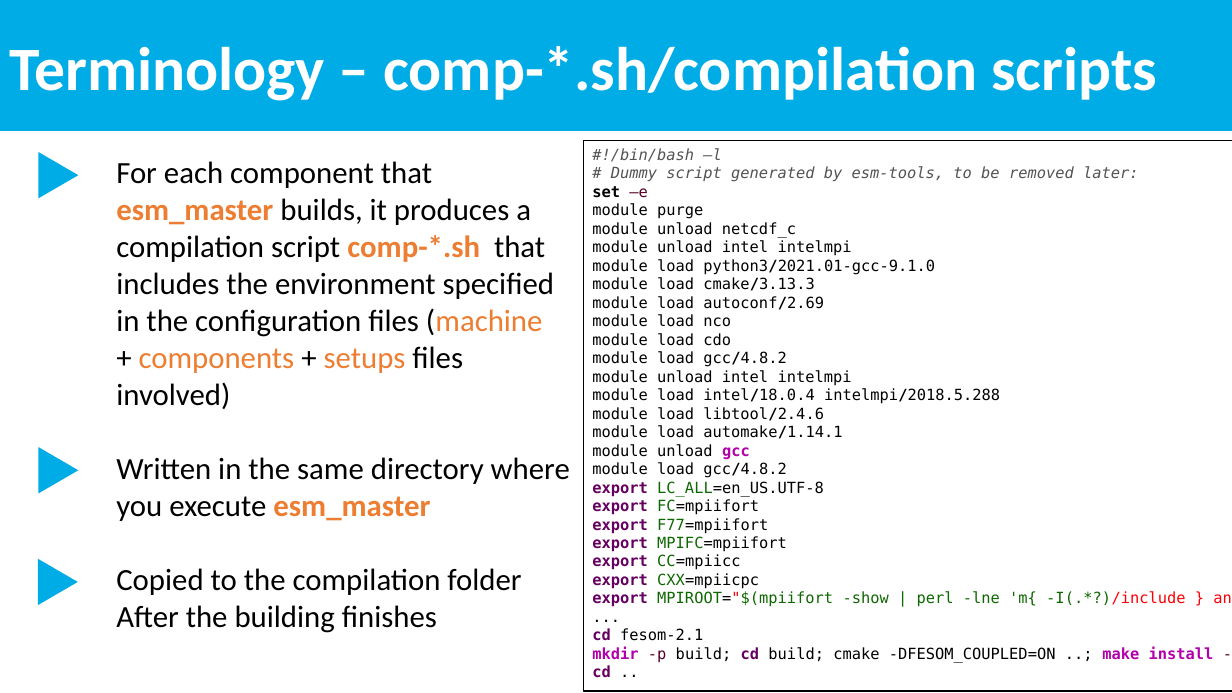
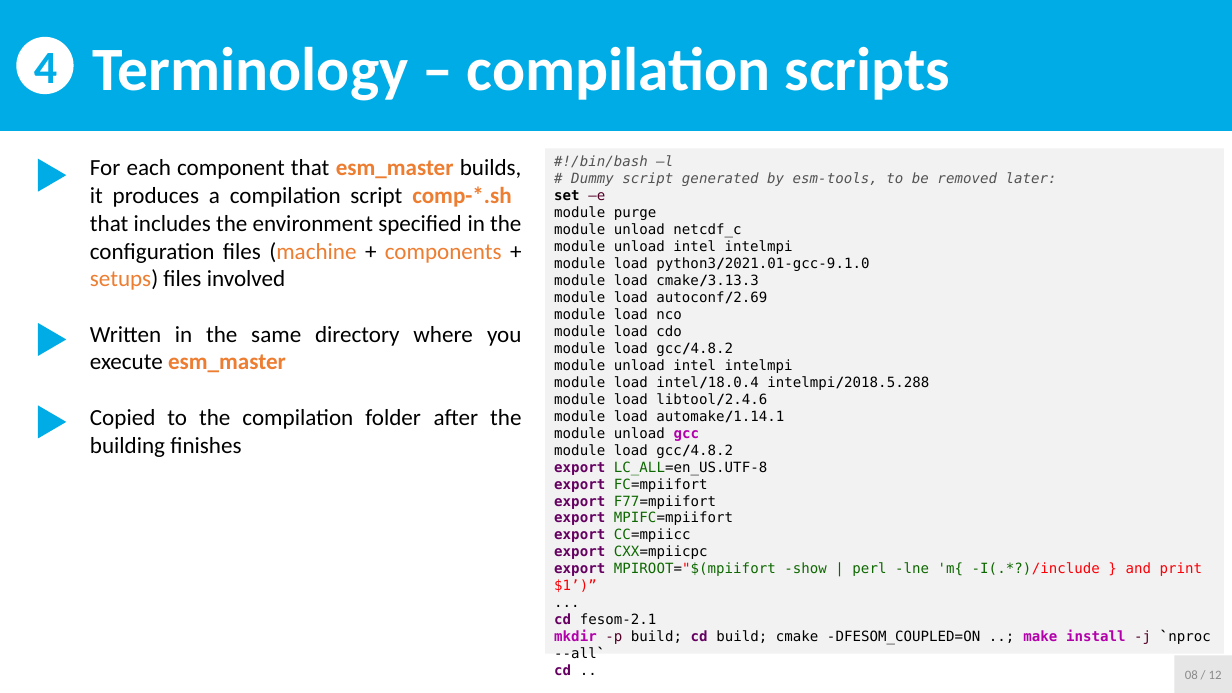
Before and after one commit to esm-tools/workshops, a slide deck: slide 8 of PalMod2022/docs/4_ESM-Tools terminology.pptx (slide 7 before the commit). Drawn at 1232x693 pixels with LibreOffice and Linux fonts; fonts in the diff are those of the drawing. Boxes give left, top, right and bottom in pixels: in the first picture for what was removed or moved away, otherwise in the second. Text is boxed around its words. In the diff, an @@ line names an element or a change of style, - is before the commit and + after.

Commit message:
terminology finished

```diff
--- a/PalMod2022/docs/4_ESM-Tools terminology.pptx
+++ b/PalMod2022/docs/4_ESM-Tools terminology.pptx
@@ ellipse added at bbox=[17, 37, 74, 94], fill #FFFFFF, 36 pt, text #00ACE6, bold @@
+4
@@ text in rectangle at bbox=[93, 46, 951, 101]: text changed @@
-Terminology – comp-*.sh/compilation scripts
+Terminology – compilation scripts
@@ text "For each component that esm_master ...": place and size @@
-text "For each component that esm_master ..." at bbox=[116, 161, 570, 633]
+text "For each component that esm_master ..." at bbox=[90, 159, 522, 457]
@@ rectangle "#!/bin/bash –l": place and size @@
-rectangle "#!/bin/bash –l" at bbox=[583, 140, 1232, 691]
+rectangle "#!/bin/bash –l" at bbox=[545, 149, 1225, 654]
@@ rectangle "#!/bin/bash –l" at bbox=[545, 149, 1225, 654]: size 12 to 11 pt; fill #FFFFFF to #F2F2F2; outline #000000 1 pt to none @@
@@ triangle: place and size @@
-triangle at bbox=[38, 152, 78, 198]
+triangle at bbox=[38, 159, 67, 192]
@@ text at bbox=[90, 159, 522, 290]: text changed; size 24 to 18 pt @@
-For each component that
-esm_master builds, it produces a
-compilation script comp-*.sh that
-includes the environment specified
-in the configuration files (machine
-+ components + setups files
-involved)
+For each component that esm_master builds, it produces a compilation script comp-*.sh that includes the environment specified in the configuration files (machine + components + setups) files involved
@@ triangle: place and size @@
-triangle at bbox=[38, 447, 78, 493]
+triangle at bbox=[38, 323, 67, 356]
@@ text at bbox=[90, 326, 521, 373]: size 24 to 18 pt in "Written in the same directory where you ..."; alignment left to justified @@
@@ triangle: place and size @@
-triangle at bbox=[38, 559, 78, 605]
+triangle at bbox=[38, 405, 67, 439]
@@ text at bbox=[90, 409, 521, 457]: text changed; size 24 to 18 pt @@
-Copied to the compilation folder
-After the building finishes
+Copied to the compilation folder after the building finishes
@@ rectangle added at bbox=[1175, 655, 1232, 693], fill #E7E6E6, 10 pt, text #8C8C8C @@
+08 / 12
```
Also in this commit, not shown: 7 other slides changed, 4 slides added, 1 slide removed.
